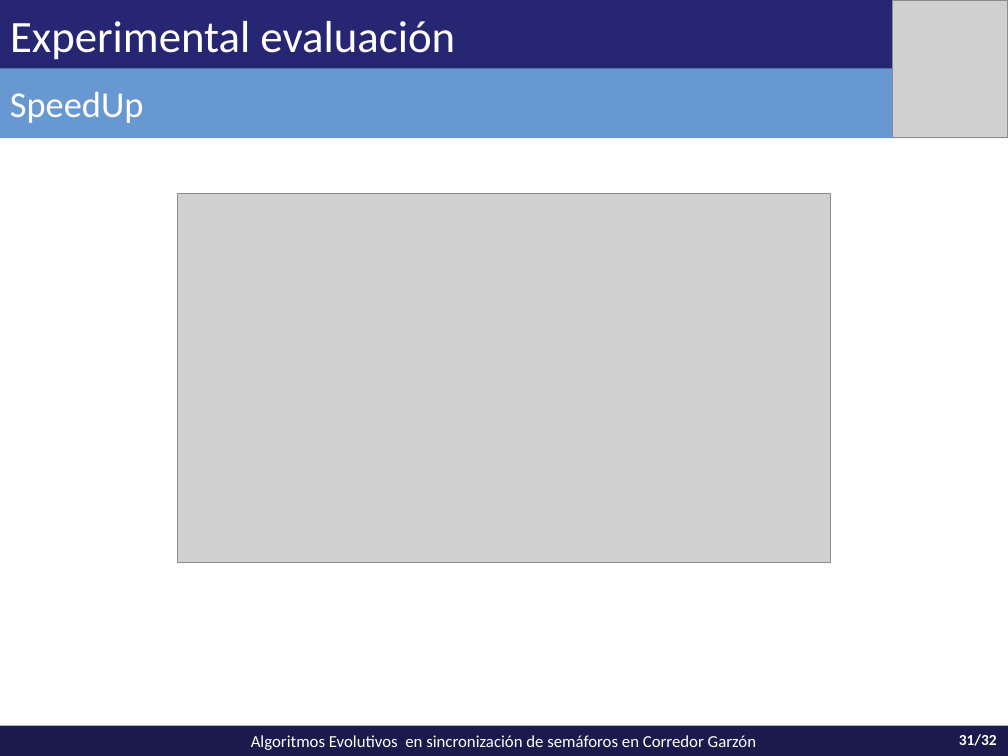
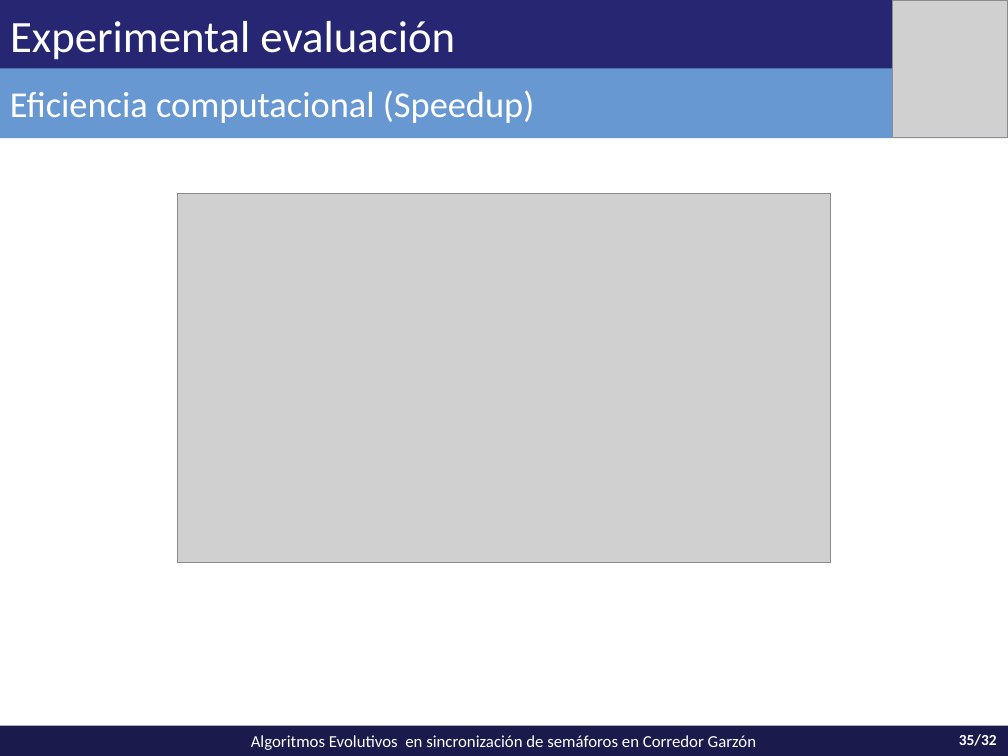
Before and after one commit to vitogit/proyecto-grado-garzon-2014, a slide deck: slide 35 of presentacion/Presentacion Garzon.pptx (slide 31 before the commit). Drawn at 1008x756 pixels with LibreOffice and Linux fonts; fonts in the diff are those of the drawing; grey boxes stand for pictures. Boxes give left, top, right and bottom in pixels: in the first picture for what was removed or moved away, otherwise in the second. Text is boxed around its words. In the diff, an @@ line names an element or a change of style, - is before the commit and + after.

```diff
--- a/presentacion/Presentacion Garzon.pptx
+++ b/presentacion/Presentacion Garzon.pptx
@@ text in rectangle at box(10, 90, 534, 123): text changed @@
-SpeedUp
+Eficiencia computacional (Speedup)
@@ page number at box(959, 734, 997, 746): text changed @@
-31/32
+35/32
```
Also in this commit, not shown: 13 other slides changed, 8 slides added, 4 slides removed, 1 other file.
